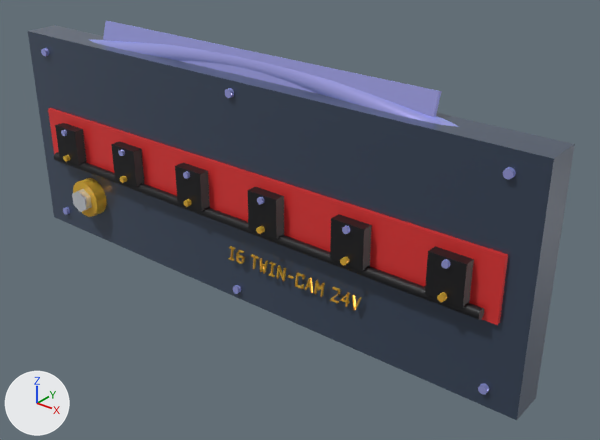
Before and after pictures for a commit that changed the glTF model assets/glb/original/powertrain/engine_cover_inline_twin_cam_turbo.glb.
Rendered twice from a 50 mm lens placed at (0.619, -0.709, 0.402), pointed at (0.066, -0.017, -0.027). Arrows for +X, +Y and +Z are at lower left; the lights stay in place. The first picture is the older version. Where no turn or scale is listed for an object, it has been applied to the vertices. Vertices at exactly the same position are counted once.
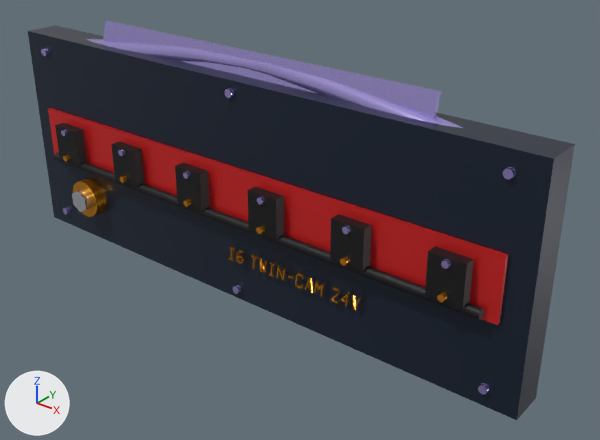
Where the newer file only moved an object's origin or applied its transform, the numbers keep the older frame.

Location of each change, (x1, y1, x2, y2) in pixels of the pictures (600 x 440 px):
'Mesh_0', surface changed (darker)
    both: (28, 25, 575, 420)
'Mesh_1', surface changed
    both: (48, 108, 508, 325)
'Mesh_22', surface changed
    both: (103, 21, 441, 117)
'Mesh_21', surface changed
    both: (88, 39, 459, 127)
'Mesh_20', reshaped
    before: (54, 152, 484, 320)
    after: (54, 153, 484, 320)
'Mesh_31', surface changed
    both: (228, 246, 361, 311)
'Mesh_23', surface changed (darker)
    both: (73, 178, 107, 217)
'Mesh_24', surface changed (darker)
    both: (72, 189, 92, 212)
'Mesh_30', surface changed
    both: (503, 167, 516, 180)
'Mesh_29', surface changed
    both: (478, 383, 489, 394)
'Mesh_28', surface changed
    both: (225, 88, 234, 98)
'Mesh_18', surface changed
    both: (437, 292, 447, 302)
'Mesh_19', surface changed
    both: (441, 259, 451, 269)
'Mesh_15', surface changed
    both: (340, 257, 349, 265)
'Mesh_27', surface changed
    both: (233, 285, 241, 294)
'Mesh_12', surface changed
    both: (256, 226, 265, 234)
'Mesh_16', surface changed
    both: (342, 226, 350, 234)
'Mesh_26', surface changed
    both: (41, 48, 49, 56)
'Mesh_9', surface changed
    both: (183, 199, 192, 207)
'Mesh_13', surface changed
    both: (257, 197, 264, 204)
'Mesh_25', surface changed
    both: (63, 207, 70, 215)
'Mesh_10', surface changed
    both: (183, 171, 190, 179)
'Mesh_6', surface changed
    both: (120, 176, 127, 183)
'Mesh_3', surface changed
    both: (63, 155, 70, 162)
'Mesh_7', surface changed
    both: (118, 149, 125, 156)
'Mesh_4', surface changed
    both: (61, 130, 67, 136)
part 2 of me_mesh_21, reshaped
    before: (88, 39, 459, 127)
    after: (87, 39, 463, 128)
part 3 of me_mesh_31, reshaped
    before: (229, 247, 360, 307)

Patch to the scene script:
```diff
--- a/assets/glb/original/powertrain/engine_cover_inline_twin_cam_turbo.glb.py
+++ b/assets/glb/original/powertrain/engine_cover_inline_twin_cam_turbo.glb.py
@@ mat_autoclaved_2x2_twill_dry_carbon @@
 mat_autoclaved_2x2_twill_dry_carbon.roughness = 0.32
-mat_autoclaved_2x2_twill_dry_carbon.coat_weight = 0.6
 mat_autoclaved_2x2_twill_dry_carbon.coat_roughness = 0.2
-mat_autoclaved_2x2_twill_dry_carbon.sheen_weight = 1.0
-mat_autoclaved_2x2_twill_dry_carbon.sheen_roughness = 1.0
-mat_autoclaved_2x2_twill_dry_carbon.sheen_tint = (0.063, 0.0908, 0.141)  # dark blue #475569
@@ mat_rosso_corsa_textured_powdercoat @@
 mat_rosso_corsa_textured_powdercoat.coat_roughness = 0.15
-mat_rosso_corsa_textured_powdercoat.sheen_weight = 1.0
-mat_rosso_corsa_textured_powdercoat.sheen_roughness = 1.0
-mat_rosso_corsa_textured_powdercoat.sheen_tint = (0.863, 0.0578, 0.0578)  # red #ef4444
@@ mat_billet_gold_anodized @@
 mat_billet_gold_anodized.coat_roughness = 0.05
-mat_billet_gold_anodized.sheen_weight = 1.0
-mat_billet_gold_anodized.sheen_roughness = 1.0
-mat_billet_gold_anodized.sheen_tint = (0.973, 0.651, 0.0742)  # yellow #fcd34d
@@ mat_ti_6al_4v_aerospace_titanium @@
 mat_ti_6al_4v_aerospace_titanium.coat_weight = 0.4
-mat_ti_6al_4v_aerospace_titanium.coat_roughness = 0.08
-mat_ti_6al_4v_aerospace_titanium.sheen_weight = 1.0
-mat_ti_6al_4v_aerospace_titanium.sheen_roughness = 1.0
-mat_ti_6al_4v_aerospace_titanium.sheen_tint = (0.376, 0.456, 0.973)  # blue #a5b4fc
@@ mat_machined_billet_surface @@
 mat_machined_billet_surface.roughness = 0.12
-mat_machined_billet_surface.coat_weight = 0.5
-mat_machined_billet_surface.coat_roughness = 0.05
-mat_machined_billet_surface.sheen_weight = 1.0
-mat_machined_billet_surface.sheen_roughness = 1.0
-mat_machined_billet_surface.sheen_tint = (0.638, 0.665, 0.708)  # light grey #d1d5db
@@ me_mesh_20 @@
 # used by ob_mesh_20; location = (0.0, -0.068, -0.028)
-me_mesh_20.from_pydata(...)  # 36 vertices, 64 faces; spans x -0.33..0.33, y -0.006..0.006, z -0.006..0.006
+me_mesh_20.from_pydata(...)  # 18 vertices, 32 faces; spans x -0.33..0.33, y -0.006..0.006, z -0.006..0.006
+# me_mesh_20 part 1
+# 18 vertices are removed from x -0.33..0.33, y -0.006..0.006, z -0.006..0.006
+# 64 faces are deleted
+# 32 new faces join them
 me_mesh_20.materials.append(mat_stealth_black_ceramic_coating)
@@ me_mesh_21 @@
 # used by ob_mesh_21; location = (0.0, 0.0, 0.0)
-me_mesh_21.from_pydata(...)  # 252 vertices, 480 faces; spans x -0.332..0.332, y -0.054..-0.006, z 0.106..0.164
+me_mesh_21.from_pydata(...)  # 97 vertices, 170 faces; spans x -0.332..0.332, y -0.054..-0.006, z 0.106..0.164
+# me_mesh_21 part 2
+# 155 vertices are removed from x -0.299..0.299, y -0.052..-0.006, z 0.109..0.162
+# 442 faces are deleted
+# 132 new faces join them
 me_mesh_21.materials.append(mat_ti_6al_4v_aerospace_titanium)
@@ me_mesh_31 @@
 # used by ob_mesh_31; location = (0.09, -0.062, -0.075)
-me_mesh_31.from_pydata(...)  # 1530 vertices, 2632 faces; spans x -0.098..0.098, y -0.003..0.0, z -0.009..0.009
+me_mesh_31.from_pydata(...)  # 1360 vertices, 2296 faces; spans x -0.098..0.098, y -0.003..0.0, z -0.009..0.009
+# me_mesh_31 part 3: 4 vertices moved within x -0.046..0.024, y -0.003..0.0, z -0.009..-0.002; 172 vertices removed from x -0.097..0.097, y -0.003..0.0, z -0.009..0.008; 2 vertices added at x -0.046, y -0.003..0.0, z -0.009
 me_mesh_31.materials.append(mat_billet_gold_anodized)
```
